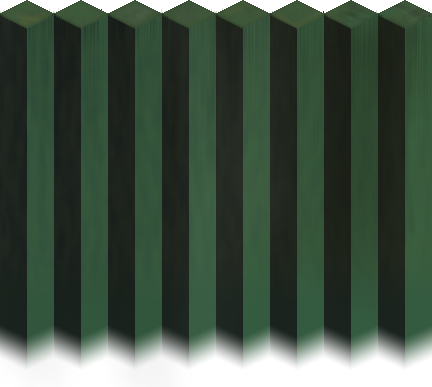
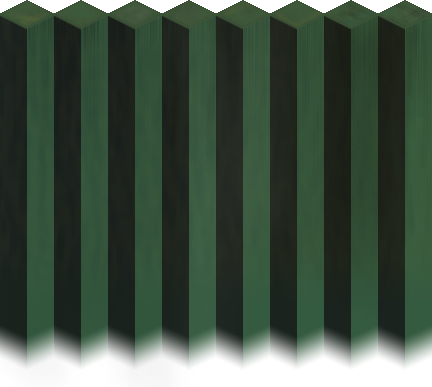
Layer changes from the first 432 x 387 image to the second:
renamed "Layer 6 copy 3" to "Layer 11 copy", painted on it, unmasked it over [0, 8, 432, 30]
removed layer "Layer 6 copy 2" over [0, 8, 432, 29]
painted on "Layer 11" over [0, 11, 218, 30]
